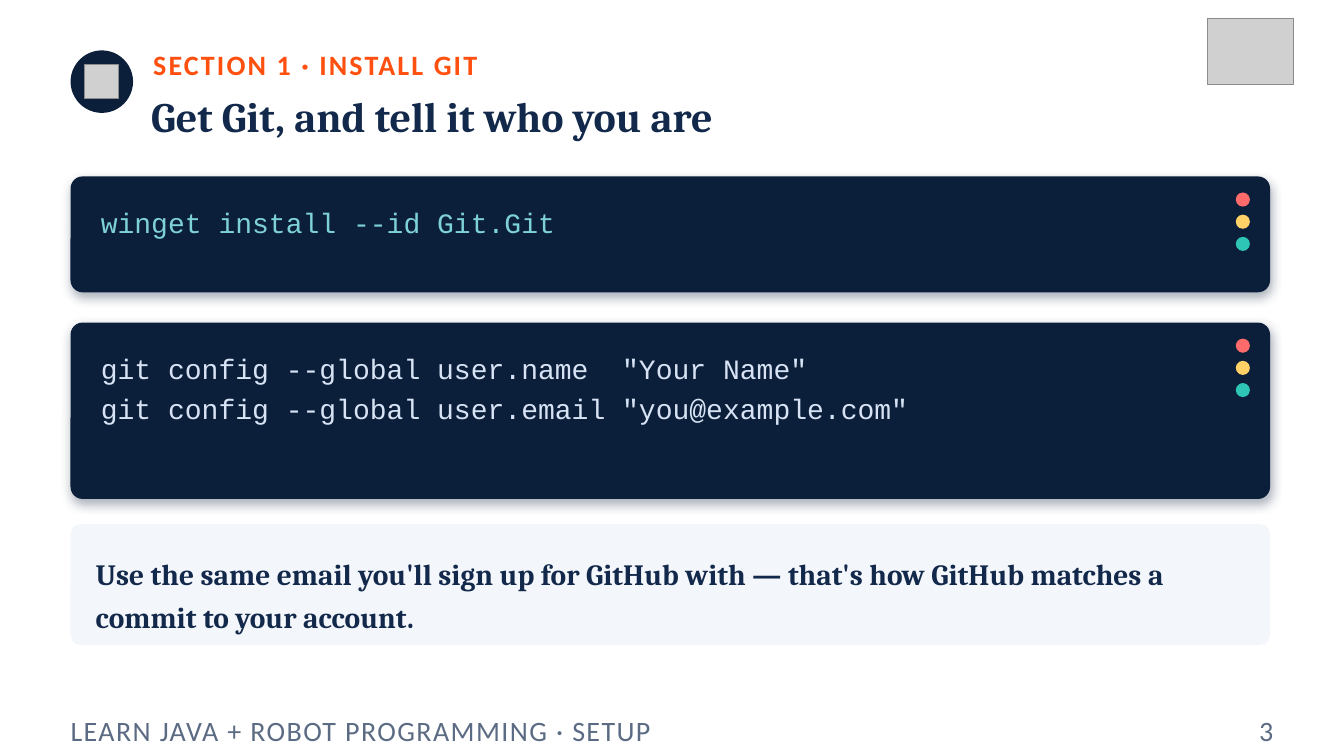
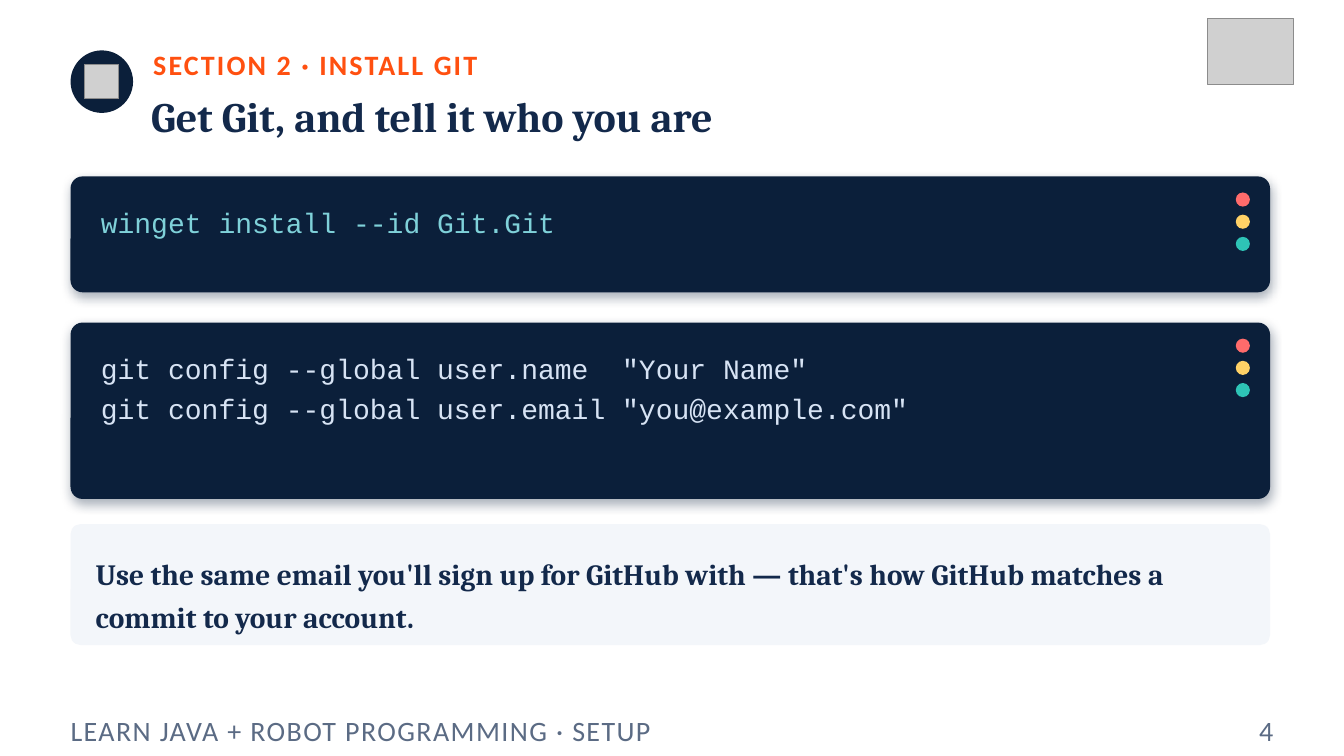
Before and after one commit to FRC5010/BasicRobotLessons, a slide deck: slide 4 of docs/presentations/v3/aside-setup.pptx (slide 3 before the commit). Drawn at 1344x756 pixels with LibreOffice and Linux fonts; fonts in the diff are those of the drawing; grey boxes stand for pictures. Boxes give left, top, right and bottom in pixels: in the first picture for what was removed or moved away, otherwise in the second. Text is boxed around its words. In the diff, an @@ line names an element or a change of style, - is before the commit and + after.

```diff
--- a/docs/presentations/v3/aside-setup.pptx
+++ b/docs/presentations/v3/aside-setup.pptx
@@ text at <box>153,56,477,75</box>: text changed @@
-SECTION 1 · INSTALL GIT
+SECTION 2 · INSTALL GIT
@@ text at <box>1259,723,1273,741</box>: text changed @@
-3
+4
```
Also in this commit, not shown: 9 other slides changed, 1 slide added, 1 other file.
